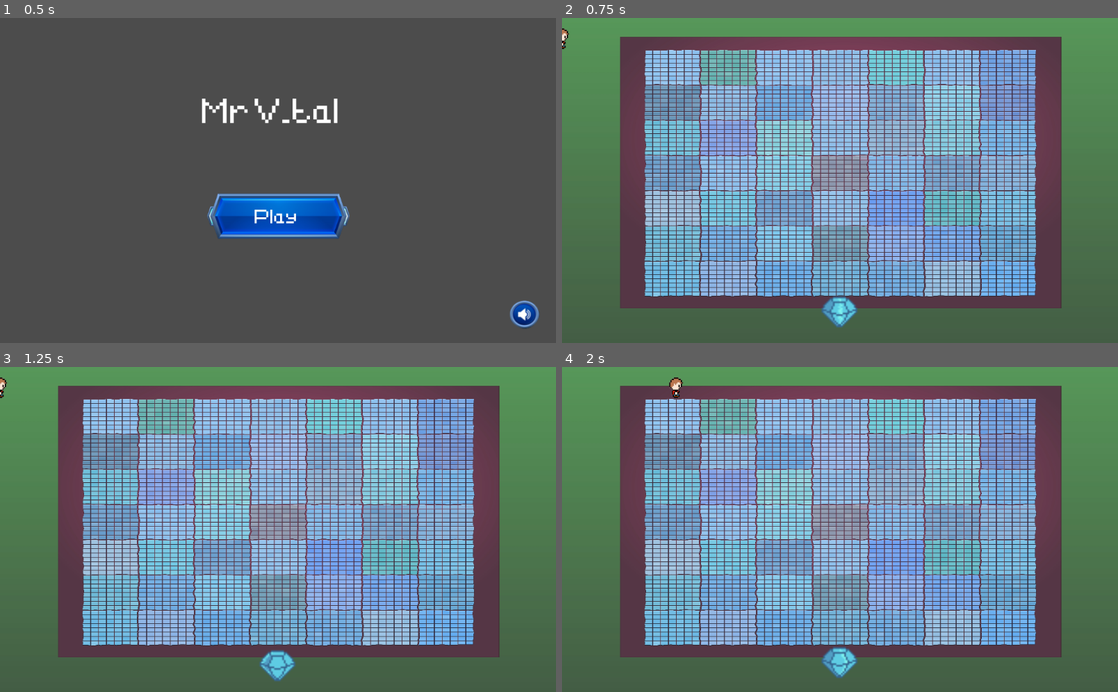
Above: before the commit, frames 1-4 (two rows, left to right).
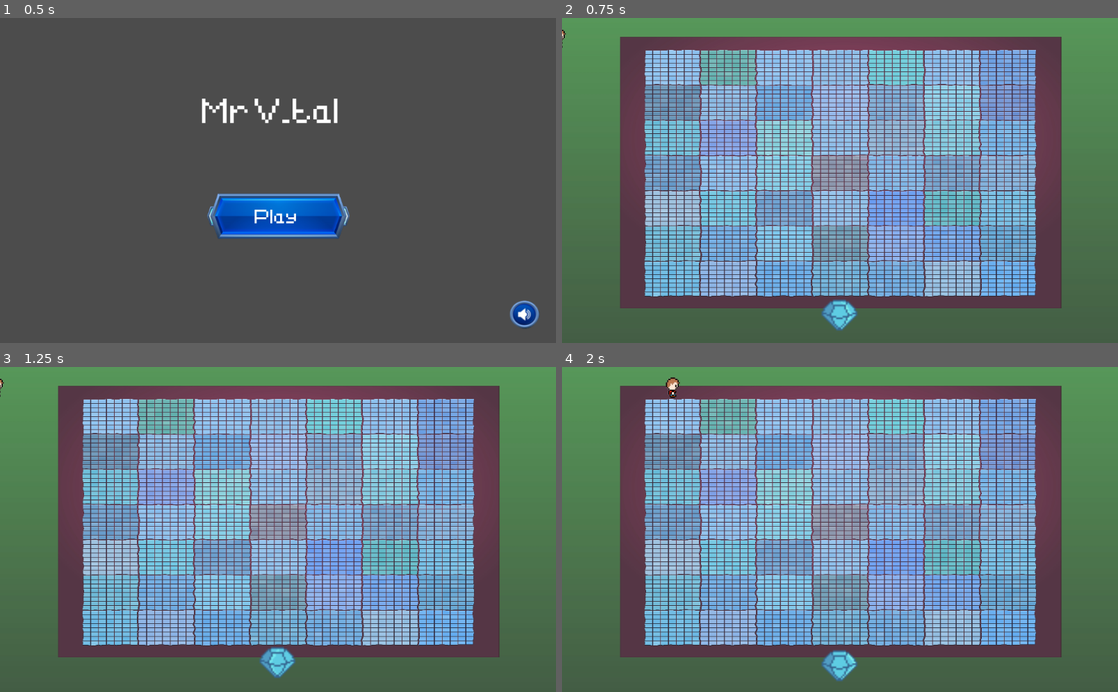
Above: after the commit, the same moments.

Repository: 2023M1T8-Inteli/grupo3
Game: Godot game, scene res://cenas/menu/Menu.tscn
The game is run twice, just before and just after one commit, with the same random seed, the same clock (stepped at 60 frames per second) and the same inputs. The engine's default icon, where the game draws it, is replaced by a stand-in: a white triangle on a blue panel in a dark square.
Inputs:
- Up to frame 1 (0.5 s): no input
- Up to frame 2 (0.75 s): click "Play" at 0.5 s
- Up to frame 3 (1.25 s): no input
- Up to frame 4 (2 s): hold Right (ui_right) from 1.28 s (still down)

Frame 1 is identical in both runs. In frame 2, 0.4% of the frame differs, in the area x 0-54%, y 3-97%; in frame 3, 0.4%; in frame 4, 0.5%, in the area x 18-54%, y 3-97%.

Commit message:
Adição das colisões

Diff:
--- a/src/Projeto-MR.Vtal/cenas/Jogador/Jogador.tscn
+++ b/src/Projeto-MR.Vtal/cenas/Jogador/Jogador.tscn
@@ -31,10 +31,6 @@
 "speed": 6.0
 } ]
 
-[sub_resource type="CapsuleShape2D" id=2]
-radius = 29.0
-height = 32.0
-
 [node name="Personagem" type="KinematicBody2D"]
 script = ExtResource( 5 )
 
@@ -45,8 +41,8 @@
 animation = "direita"
 frame = 2
 
-[node name="CollisionShape2D" type="CollisionShape2D" parent="."]
+[node name="CollisionShape2D" type="CollisionPolygon2D" parent="."]
 pause_mode = 1
-position = Vector2( 0, -2.84217e-14 )
+position = Vector2( 0, 4 )
 scale = Vector2( 0.525178, 0.469394 )
-shape = SubResource( 2 )
+polygon = PoolVector2Array( -24.7535, -8.52162, -24.7535, -27.6953, -15.2329, -42.6081, 17.137, -42.6081, 22.8494, -36.2169, 22.8494, -27.6953, 22.8494, -6.39122, 9.52058, 2.13041, 13.3288, 6.39122, 13.3288, 36.2169, -15.2329, 36.2169, -15.2329, 6.39122, -11.4247, 2.13041 )
--- a/src/Projeto-MR.Vtal/cenas/mapa_principal/mapa_principal.tscn
+++ b/src/Projeto-MR.Vtal/cenas/mapa_principal/mapa_principal.tscn
@@ -1,15 +1,25 @@
-[gd_scene load_steps=7 format=2]
+[gd_scene load_steps=10 format=2]
 
 [ext_resource path="res://imagens/mapa_principal/mapa-vtal-2.0.png" type="Texture" id=1]
 [ext_resource path="res://cenas/Jogador/Jogador.tscn" type="PackedScene" id=2]
 [ext_resource path="res://scripts/mapa_principal/mapa_principal.gd" type="Script" id=3]
 [ext_resource path="res://imagens/mapa_principal/postes_2.0.png" type="Texture" id=5]
 
-[sub_resource type="RectangleShape2D" id=1]
-extents = Vector2( 57.75, 86 )
-
-[sub_resource type="RectangleShape2D" id=2]
-extents = Vector2( 191.75, 78 )
+[sub_resource type="RectangleShape2D" id=3]
+extents = Vector2( 15, 49 )
+
+[sub_resource type="RectangleShape2D" id=4]
+extents = Vector2( 46.5, 14.5 )
+
+[sub_resource type="CapsuleShape2D" id=5]
+radius = 9.0
+height = 6.0
+
+[sub_resource type="RectangleShape2D" id=6]
+extents = Vector2( 48, 16 )
+
+[sub_resource type="RectangleShape2D" id=7]
+extents = Vector2( 48.5, 17.5 )
 
 [node name="Node2D" type="Node2D"]
 script = ExtResource( 3 )
@@ -29,16 +39,220 @@
 [node name="Camera2D" type="Camera2D" parent="Personagem"]
 current = true
 
-[node name="Sprite" type="Sprite" parent="."]
+[node name="Mapa2" type="Sprite" parent="."]
 position = Vector2( 128, 34 )
 texture = ExtResource( 5 )
 
-[node name="StaticBody2D" type="StaticBody2D" parent="."]
-
-[node name="CollisionShape2D" type="CollisionShape2D" parent="StaticBody2D"]
-position = Vector2( 25.25, 77 )
-shape = SubResource( 1 )
-
-[node name="CollisionShape2D2" type="CollisionShape2D" parent="StaticBody2D"]
-position = Vector2( 413.25, 626 )
-shape = SubResource( 2 )
+[node name="Colisões" type="StaticBody2D" parent="Mapa2"]
+position = Vector2( -128, -34 )
+
+[node name="PredioVtal" type="CollisionPolygon2D" parent="Mapa2/Colisões"]
+polygon = PoolVector2Array( -33, -154, -22, -166, 59, -166, 70, -154, 73, -82, 286, -79, 306, -71, 306, 123, 304, 129, 318, 131, 320, 170, 319, 190, 317, 195, 202, 194, 193, 183, 196, 147, 99, 148, 79, 166, -12, 165, -31, 146 )
+
+[node name="Barreira4" type="CollisionShape2D" parent="Mapa2/Colisões"]
+position = Vector2( 432, 21 )
+shape = SubResource( 3 )
+
+[node name="Barreira3" type="CollisionShape2D" parent="Mapa2/Colisões"]
+position = Vector2( -145, 21 )
+shape = SubResource( 3 )
+
+[node name="Barreira2" type="CollisionShape2D" parent="Mapa2/Colisões"]
+position = Vector2( 143.5, -266.5 )
+shape = SubResource( 4 )
+
+[node name="Barreira" type="CollisionPolygon2D" parent="Mapa2/Colisões"]
+polygon = PoolVector2Array( -191, -190, -162, -190, -64, -288, -65, -313, -94, -313, -192, -213 )
+
+[node name="Poste" type="CollisionShape2D" parent="Mapa2/Colisões"]
+position = Vector2( 208, 339 )
+rotation = 1.5708
+shape = SubResource( 5 )
+
+[node name="Poste2" type="CollisionShape2D" parent="Mapa2/Colisões"]
+position = Vector2( 336, 339 )
+rotation = 1.5708
+shape = SubResource( 5 )
+
+[node name="Poste3" type="CollisionShape2D" parent="Mapa2/Colisões"]
+position = Vector2( 81, 348 )
+rotation = 1.5708
+shape = SubResource( 5 )
+
+[node name="Poste4" type="CollisionShape2D" parent="Mapa2/Colisões"]
+position = Vector2( 81, 444 )
+rotation = 1.5708
+shape = SubResource( 5 )
+
+[node name="Poste5" type="CollisionShape2D" parent="Mapa2/Colisões"]
+position = Vector2( 209, 444 )
+rotation = 1.5708
+shape = SubResource( 5 )
+
+[node name="Poste6" type="CollisionShape2D" parent="Mapa2/Colisões"]
+position = Vector2( 81, 667 )
+rotation = 1.5708
+shape = SubResource( 5 )
+
+[node name="Poste7" type="CollisionShape2D" parent="Mapa2/Colisões"]
+position = Vector2( 209, 668 )
+rotation = 1.5708
+shape = SubResource( 5 )
+
+[node name="Poste8" type="CollisionShape2D" parent="Mapa2/Colisões"]
+position = Vector2( 208, 755 )
+rotation = 1.5708
+shape = SubResource( 5 )
+
+[node name="Poste9" type="CollisionShape2D" parent="Mapa2/Colisões"]
+position = Vector2( 80, 883 )
+rotation = 1.5708
+shape = SubResource( 5 )
+
+[node name="Poste10" type="CollisionShape2D" parent="Mapa2/Colisões"]
+position = Vector2( 208, 883 )
+rotation = 1.5708
+shape = SubResource( 5 )
+
+[node name="Poste11" type="CollisionShape2D" parent="Mapa2/Colisões"]
+position = Vector2( -15, 891 )
+rotation = 1.5708
+shape = SubResource( 5 )
+
+[node name="Poste12" type="CollisionShape2D" parent="Mapa2/Colisões"]
+position = Vector2( -271, 892 )
+rotation = 1.5708
+shape = SubResource( 5 )
+
+[node name="Poste13" type="CollisionShape2D" parent="Mapa2/Colisões"]
+position = Vector2( -463, 892 )
+rotation = 1.5708
+shape = SubResource( 5 )
+
+[node name="Poste14" type="CollisionShape2D" parent="Mapa2/Colisões"]
+position = Vector2( -592, 883 )
+rotation = 1.5708
+shape = SubResource( 5 )
+
+[node name="Poste15" type="CollisionShape2D" parent="Mapa2/Colisões"]
+position = Vector2( -687, 732 )
+rotation = 1.5708
+shape = SubResource( 5 )
+
+[node name="Poste18" type="CollisionShape2D" parent="Mapa2/Colisões"]
+position = Vector2( -847, 891 )
+rotation = 1.5708
+shape = SubResource( 5 )
+
+[node name="Poste19" type="CollisionShape2D" parent="Mapa2/Colisões"]
+position = Vector2( -943, 988 )
+rotation = 1.5708
+shape = SubResource( 5 )
+
+[node name="Poste16" type="CollisionShape2D" parent="Mapa2/Colisões"]
+position = Vector2( -527, 572 )
+rotation = 1.5708
+shape = SubResource( 5 )
+
+[node name="Poste17" type="CollisionShape2D" parent="Mapa2/Colisões"]
+position = Vector2( -367, 413 )
+rotation = 1.5708
+shape = SubResource( 5 )
+
+[node name="Poste20" type="CollisionShape2D" parent="Mapa2/Colisões"]
+position = Vector2( -176, 83 )
+rotation = 1.5708
+shape = SubResource( 5 )
+
+[node name="Poste21" type="CollisionShape2D" parent="Mapa2/Colisões"]
+position = Vector2( 79, -302 )
+rotation = 1.5708
+shape = SubResource( 5 )
+
+[node name="Casa" type="CollisionPolygon2D" parent="Mapa2/Colisões"]
+polygon = PoolVector2Array( 221, 705, 224, 354, 384, 355, 384, 481, 607, 483, 607, 579, 609, 704 )
+
+[node name="Carro2" type="CollisionPolygon2D" parent="Mapa2/Colisões"]
+polygon = PoolVector2Array( -256, 642, -192, 642, -191, 604, -188, 605, -188, 600, -197, 592, -218, 591, -224, 591, -224, 579, -256, 578, -256, 598, -261, 598, -261, 604, -256, 604 )
+
+[node name="Carro" type="CollisionPolygon2D" parent="Mapa2/Colisões"]
+polygon = PoolVector2Array( -288, 675, -256, 675, -256, 738, -288, 738 )
+
+[node name="Casa2" type="CollisionPolygon2D" parent="Mapa2/Colisões"]
+polygon = PoolVector2Array( 288, 899, 288, 900, 224, 897, 223.292, 1124.31, 223, 1218, 352, 1219, 352, 1188, 254, 1190, 254, 929, 288, 930, 289, 1153, 896, 1153, 895, 1185, 482, 1185, 481, 1218, 931, 1219, 931, 964, 897, 963, 897, 903 )
+
+[node name="Lago" type="CollisionPolygon2D" parent="Mapa2/Colisões"]
+polygon = PoolVector2Array( -473, 1001, -449, 1002, -434, 1006, -417, 1003, -399, 1006, -383, 1002, -370, 1008, -354, 1003, -337, 1007, -321, 1001, -294, 999, -296, 1027, -300, 1073, -297, 1096, -303, 1106, -294, 1121, -292, 1148, -475, 1148, -474, 1122, -467, 1108, -471.62, 1088.88, -468, 1076, -471, 1055, -466, 1042, -476, 1028 )
+
+[node name="Arbusto" type="CollisionPolygon2D" parent="Mapa2/Colisões"]
+polygon = PoolVector2Array( -33, 930, 34, 929, 33, 994, 65, 994, 65, 899, -33, 899 )
+
+[node name="Árvore" type="CollisionPolygon2D" parent="Mapa2/Colisões"]
+position = Vector2( 0, 1 )
+polygon = PoolVector2Array( -68, 1014, -62, 1023, -50, 1027, -35, 1022, -29, 1014, -36, 1006, -38, 1001, -61, 1002 )
+
+[node name="Banco" type="CollisionPolygon2D" parent="Mapa2/Colisões"]
+polygon = PoolVector2Array( -128, 1054, -127, 1033, -121, 1025, -100, 1026, -96, 1034, -95, 1055, -95, 1121, -102, 1123, -97, 1130, -96, 1153, -129, 1153, -128, 1130, -124, 1122, -124, 1067 )
+
+[node name="Árvore2" type="CollisionPolygon2D" parent="Mapa2/Colisões"]
+polygon = PoolVector2Array( -67, 1177, -56, 1181, -49, 1190, -42, 1182, -29, 1178, -37, 1167, -59, 1167 )
+
+[node name="Arbusto2" type="CollisionPolygon2D" parent="Mapa2/Colisões"]
+polygon = PoolVector2Array( -32, 1218, 65, 1218, 65, 1129, 57, 1121, 38, 1121, 30, 1131, 31, 1186, -26, 1186, -34, 1194 )
+
+[node name="Banco2" type="CollisionPolygon2D" parent="Mapa2/Colisões"]
+polygon = PoolVector2Array( -512, 929, -482, 930, -479, 926, -415, 927, -412, 930, -387, 930, -381, 926, -320, 926, -316, 931, -288, 930, -287, 906, -294, 897, -500, 897, -513, 904 )
+
+[node name="Arbusto3" type="CollisionPolygon2D" parent="Mapa2/Colisões"]
+polygon = PoolVector2Array( -577, 906, -576, 924, -568, 930, -548, 929, -544, 919, -544, 905, -552, 897, -568, 897 )
+
+[node name="Arbusto4" type="CollisionPolygon2D" parent="Mapa2/Colisões"]
+position = Vector2( -64, 65 )
+polygon = PoolVector2Array( -577, 906, -576, 924, -568, 930, -548, 929, -544, 919, -544, 905, -552, 897, -568, 897 )
+
+[node name="Arbusto5" type="CollisionPolygon2D" parent="Mapa2/Colisões"]
+position = Vector2( 0, 96 )
+polygon = PoolVector2Array( -577, 906, -576, 924, -568, 930, -548, 929, -544, 919, -544, 905, -552, 897, -568, 897 )
+
+[node name="Arbusto6" type="CollisionPolygon2D" parent="Mapa2/Colisões"]
+position = Vector2( -128, 129 )
+polygon = PoolVector2Array( -577, 906, -576, 924, -568, 930, -548, 929, -544, 919, -544, 905, -552, 897, -568, 897 )
+
+[node name="Arbusto7" type="CollisionPolygon2D" parent="Mapa2/Colisões"]
+position = Vector2( -192, 193 )
+polygon = PoolVector2Array( -577, 906, -576, 924, -568, 930, -548, 929, -544, 919, -544, 905, -552, 897, -568, 897 )
+
+[node name="Arbusto8" type="CollisionPolygon2D" parent="Mapa2/Colisões"]
+position = Vector2( -224, 258 )
+polygon = PoolVector2Array( -577, 906, -576, 924, -568, 930, -548, 929, -544, 919, -544, 905, -552, 897, -568, 897 )
+
+[node name="Arbusto9" type="CollisionPolygon2D" parent="Mapa2/Colisões"]
+position = Vector2( -288, 288 )
+polygon = PoolVector2Array( -577, 906, -576, 924, -568, 930, -548, 929, -544, 919, -544, 905, -552, 897, -568, 897 )
+
+[node name="Arbusto10" type="CollisionPolygon2D" parent="Mapa2/Colisões"]
+position = Vector2( -127, 258 )
+polygon = PoolVector2Array( -577, 906, -576, 924, -568, 930, -548, 929, -544, 919, -544, 905, -552, 897, -568, 897 )
+
+[node name="Banco3" type="CollisionPolygon2D" parent="Mapa2/Colisões"]
+polygon = PoolVector2Array( -576, 1026, -576, 1090, -548, 1090, -548, 1034, -570, 1034, -570, 1026 )
+
+[node name="Banco4" type="CollisionPolygon2D" parent="Mapa2/Colisões"]
+polygon = PoolVector2Array( -768, 1154, -767, 1182, -704, 1182, -704, 1154 )
+
+[node name="Árvore3" type="CollisionPolygon2D" parent="Mapa2/Colisões"]
+polygon = PoolVector2Array( -672, 1179, -662, 1178, -659, 1187, -653, 1187, -652, 1179, -643, 1181, -639, 1178, -647, 1167, -665, 1167, -672, 1173 )
+
+[node name="Barreira6" type="CollisionShape2D" parent="Mapa2/Colisões"]
+position = Vector2( -1137, 1106 )
+shape = SubResource( 6 )
+
+[node name="Barreira5" type="CollisionPolygon2D" parent="Mapa2/Colisões"]
+polygon = PoolVector2Array( 355, -286, 379, -286, 391, -271, 385, -255, 414, -253, 422, -236, 417, -223, 440, -221, 456, -204, 448, -190, 481, -189, 469, -218, 448, -226, 434, -252, 415, -259, 404, -282, 383, -291, 371, -316, 359, -309 )
+
+[node name="Barreira7" type="CollisionShape2D" parent="Mapa2/Colisões"]
+position = Vector2( 1456.5, 1105.5 )
+shape = SubResource( 7 )
+
+[node name="Carro3" type="CollisionPolygon2D" parent="Mapa2/Colisões"]
+polygon = PoolVector2Array( 97, -126, 96, -107, 100, -103, 109, -103, 110, -97, 119, -94, 124, -102, 171, -102, 169, -96, 180, -94, 182, -102, 188, -103, 192, -106, 192, -129, 175, -147, 138, -148, 128, -136, 118, -136, 102, -131 )
--- a/src/Projeto-MR.Vtal/cenas/tutorial/tutorial.tscn
+++ b/src/Projeto-MR.Vtal/cenas/tutorial/tutorial.tscn
@@ -83,7 +83,7 @@
 position = Vector2( -0.271179, 1.62711 )
 scale = Vector2( 0.804555, 0.804555 )
 frames = SubResource( 10 )
-frame = 4
+frame = 2
 playing = true
 
 [node name="CanvasLayer" type="CanvasLayer" parent="."]
@@ -113,7 +113,7 @@
 position = Vector2( 70, -26 )
 scale = Vector2( 4.77295, 4.77295 )
 frames = SubResource( 10 )
-frame = 4
+frame = 2
 playing = true
 
 [node name="TextureButton" type="TextureButton" parent="dialogo"]
--- a/src/Projeto-MR.Vtal/scripts/player/Jogador.gd
+++ b/src/Projeto-MR.Vtal/scripts/player/Jogador.gd
@@ -40,11 +40,11 @@
 				$Animacao.animation = 'baixo'
 		else:
 			$Animacao.stop()
-		if controle_tela == false:
-			print('hey')
-		else:
-			position.x = clamp(position.x, 0, screen_size.x) #Define o limite horizontal da tela
-			position.y = clamp(position.y, 0, screen_size.y) #Define o limite vertical da tela
+#		if controle_tela == false:
+#			pass
+#		else:
+#			position.x = clamp(position.x, 0, screen_size.x) #Define o limite horizontal da tela
+#			position.y = clamp(position.y, 0, screen_size.y) #Define o limite vertical da tela
 
 func _on_Diamante_body_entered(body):
 	speed = 0
--- a/src/Projeto-MR.Vtal/scripts/tutorial/tutorial.gd
+++ b/src/Projeto-MR.Vtal/scripts/tutorial/tutorial.gd
@@ -9,7 +9,7 @@
 
 func _on_TextureButton_pressed():
 	if n == 3:				 #se o índice do dicionario for 3 ele muda de cena, pois não há este indice nele
-		get_tree().change_scene("res://cenas/DiálogoFabricio.tscn")
+		get_tree().change_scene("res://cenas/dialogo_fabricio/DiálogoFabricio.tscn")
 	else:  					#ao clicar no botão ele atualiza o dialogo(passa para as proximas falas)
 		$dialogo/texto.text = falas_diamante[n]
 		n += 1
Not shown: 1 places in src/Projeto-MR.Vtal/cenas/Jogador/Jogador.tscn that only renumber resources
